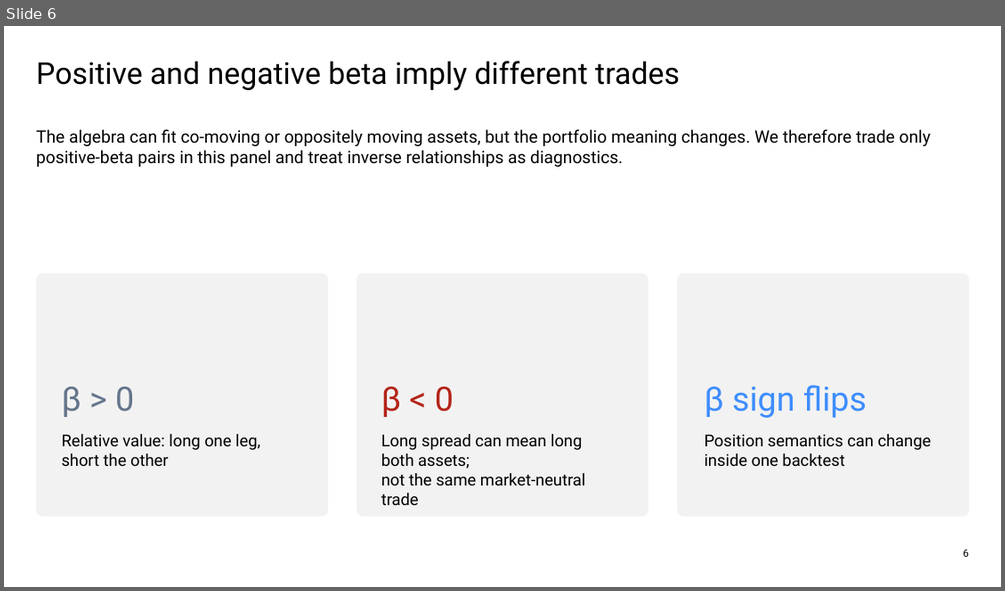
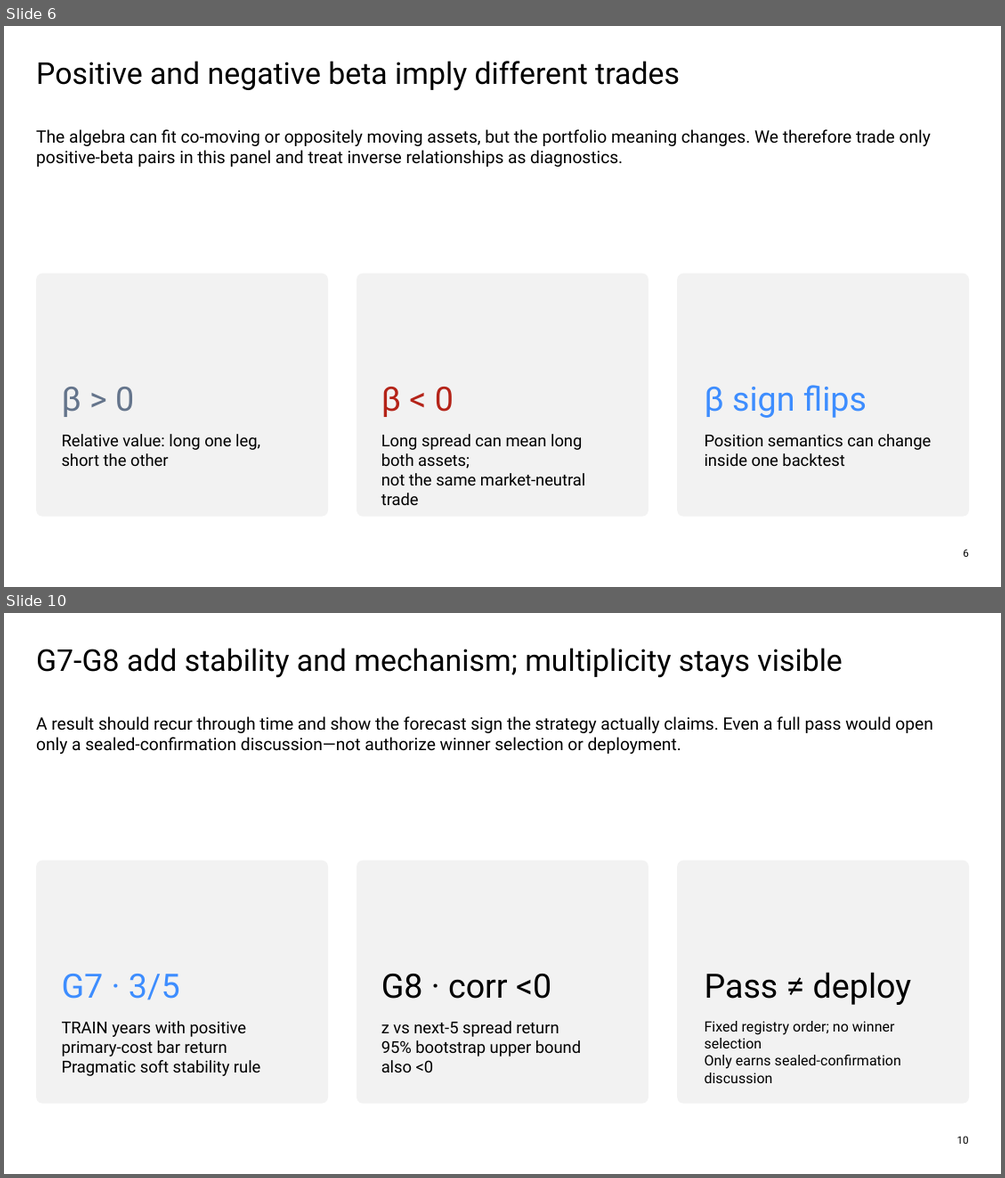
Before and after one commit to Francisc0Franc0/Time-Series-Modeling-Gen5, a slide deck: presentations/gen5_lit_mr_02_1_bollinger_evidence.pptx. Shown one above the other, each under a label of ours: slide 6 before the commit, slides 6 and 10 after it; the slides between them are not shown. The pictures are 1005x591 and 1005x1178 pixels, drawn with LibreOffice and Linux fonts; fonts in the diff are those of the drawing. Boxes give left, top, right and bottom in pixels: in the first picture for what was removed or moved away, otherwise in the second. Text is boxed around its words. In the diff, an @@ line names an element or a change of style, - is before the commit and + after.

```diff
--- a/presentations/gen5_lit_mr_02_1_bollinger_evidence.pptx
+++ b/presentations/gen5_lit_mr_02_1_bollinger_evidence.pptx
@@ slide 10 added at (4, 613, 1001, 1174), background #FFFFFF @@
@@ text added at (36, 648, 841, 678), 29 pt, text #000000 @@
+G7-G8 add stability and mechanism; multiplicity stays visible
@@ text added at (36, 716, 932, 754), 16.5 pt, text #000000 @@
+A result should recur through time and show the forecast sign the strategy actually claims. Even a full pass would open only a sealed-confirmation discussion—not authorize winner selection or deployment.
@@ rounded rectangle added at (36, 860, 328, 1103), fill #F2F2F2 @@
@@ rounded rectangle added at (357, 860, 648, 1103), fill #F2F2F2 @@
@@ rounded rectangle added at (677, 860, 969, 1103), fill #F2F2F2 @@
@@ text added at (62, 973, 180, 1000), 32.2 pt, text #3D8DFF @@
+G7 · 3/5
@@ text added at (381, 973, 551, 998), 32.2 pt, text #000000 @@
+G8 · corr <0
@@ text added at (704, 972, 911, 1005), 32.2 pt, text #000000 @@
+Pass ≠ deploy
@@ text added at (62, 1021, 261, 1076), 15.8 pt, text #000000 @@
+TRAIN years with positive primary-cost bar return
+Pragmatic soft stability rule
@@ text added at (381, 1021, 581, 1072), 15.8 pt, text #000000 @@
+z vs next-5 spread return
+95% bootstrap upper bound also <0
@@ text added at (704, 1021, 901, 1083), 13.7 pt, text #000000 @@
+Fixed registry order; no winner selection
+Only earns sealed-confirmation discussion
@@ text added at (957, 1135, 969, 1143), 10 pt, text #000000 @@
+10
```
Also in this commit, not shown: 12 slides changed, 7 other slides added, 9 other files.
